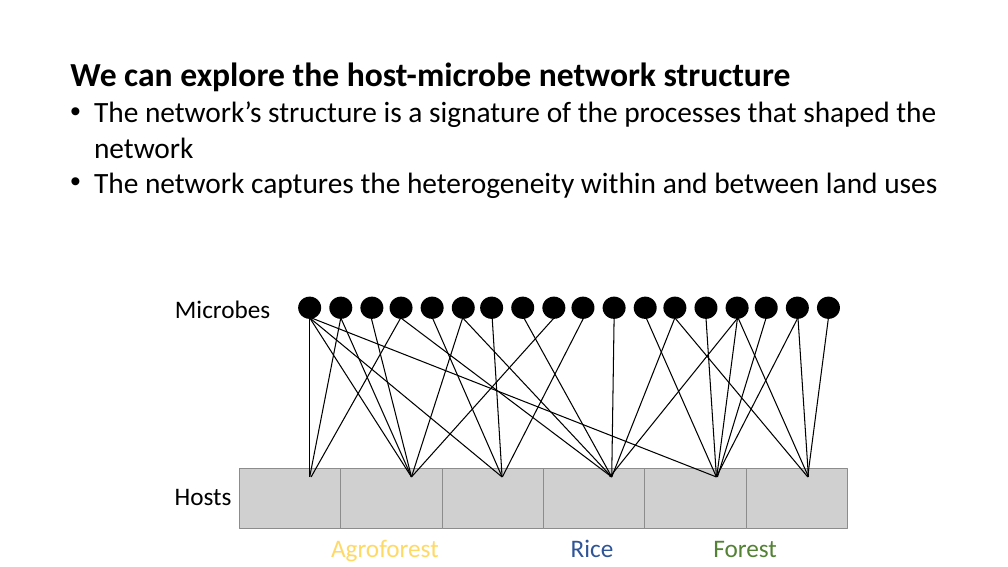
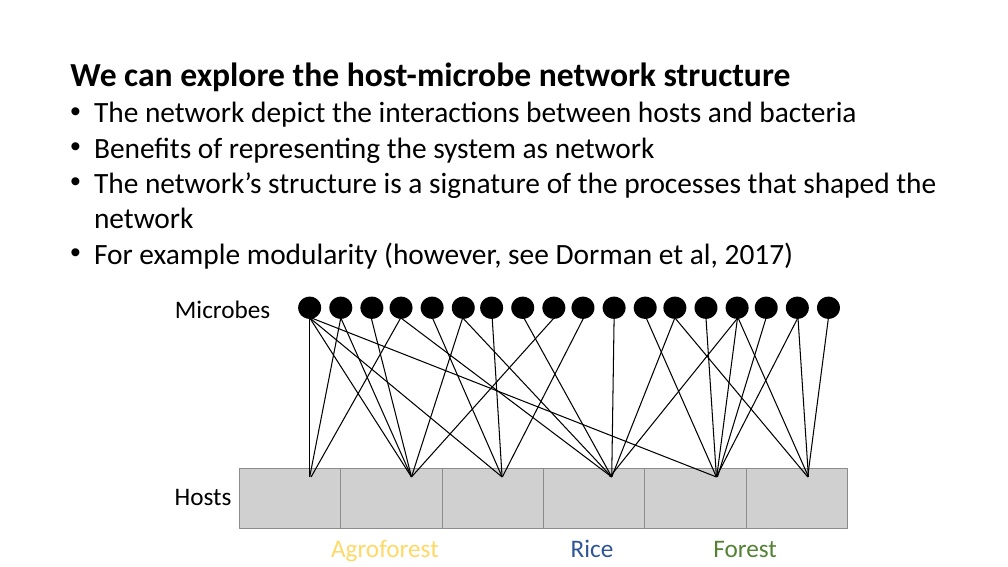
Before and after one commit to Ecological-Complexity-Lab/Microbiome_Structure_Madagascar, a slide deck: slide 6 of presentations/manuscript story.pptx (slide 7 before the commit). Drawn at 1008x567 pixels with LibreOffice and Linux fonts; fonts in the diff are those of the drawing; grey boxes stand for pictures. Boxes give left, top, right and bottom in pixels: in the first picture for what was removed or moved away, otherwise in the second. Text is boxed around its words. In the diff, an @@ line names an element or a change of style, - is before the commit and + after.

```diff
--- a/presentations/manuscript story.pptx
+++ b/presentations/manuscript story.pptx
@@ text at [94,101,856,163]: paragraphs added @@
+• The network depict the interactions between hosts and bacteria
+• Benefits of representing the system as network
@@ text at [94,242,793,269]: text changed @@
-• The network captures the heterogeneity within and between land uses
+• For example modularity (however, see Dorman et al, 2017)
```
Also in this commit, not shown: 9 other slides changed, 3 slides added, 3 slides removed.
